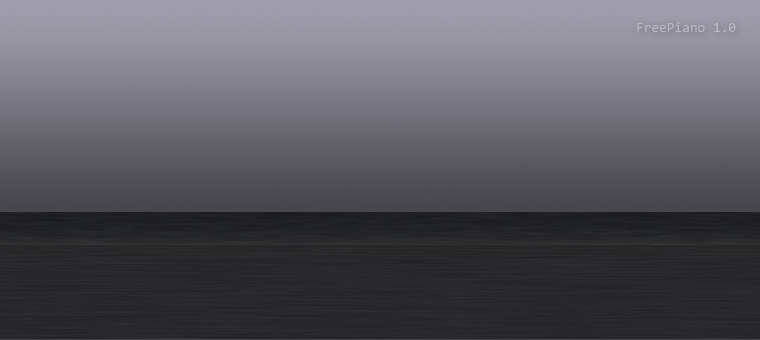
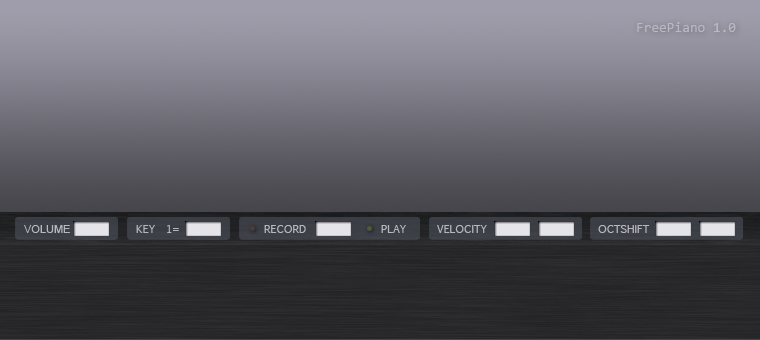
Comparing the layer stacks of the two (760, 340) images. Changes:
added group "VOLUME" (1st of 2) with 4 layers above "KEY" over [15, 217, 118, 240]
added layer "VOLUME" (2nd of 2, in "VOLUME") in group "VOLUME" over [24, 225, 70, 233]
added layer "Layer 1 copy 10" in group "VOLUME" over [73, 221, 109, 236]
added layer "Layer 2 copy 4" (48%) in group "VOLUME" over [15, 217, 118, 240]
added group "KEY" with 4 layers above "RECORD" over [127, 217, 230, 240]
added layer "LABEL" in group "KEY" over [136, 225, 179, 233]
added layer "Layer 1 copy 9" in group "KEY" over [185, 221, 221, 236]
added layer "Layer 2 copy 2" (48%) in group "KEY" over [127, 217, 230, 240]
added group "RECORD" with 9 layers above "OCTSHIFT" over [239, 217, 420, 240]
added layer "LABEL copy 2" in group "RECORD" over [381, 225, 406, 233]
added layer "Layer 4 copy 2" in group "RECORD" over [367, 226, 372, 231]
added layer "LABEL copy" in group "RECORD" over [264, 225, 306, 233]
added layer "Layer 1 copy 7" in group "RECORD" over [315, 221, 351, 236]
added layer "Layer 2 copy 3" (48%) in group "RECORD" over [239, 217, 420, 240]
added group "OCTSHIFT" (1st of 2) with 6 layers above "VELOCITY" over [590, 217, 743, 240]
added layer "OCTSHIFT" (2nd of 2, in "OCTSHIFT") in group "OCTSHIFT" over [598, 225, 650, 233]
added layer "Layer 1 copy 6" in group "OCTSHIFT" over [655, 221, 691, 236]
added layer "Layer 1 copy 5" in group "OCTSHIFT" over [699, 221, 735, 236]
added layer "Layer 2 copy" (48%) in group "OCTSHIFT" over [590, 217, 743, 240]
added group "VELOCITY" (1st of 2) with 6 layers above "FreePiano 1.0" over [429, 217, 582, 240]
added layer "VELOCITY" (2nd of 2, in "VELOCITY") in group "VELOCITY" over [437, 225, 487, 233]
added layer "Layer 1 copy 3" in group "VELOCITY" over [494, 221, 530, 236]
added layer "Layer 1 copy 2" in group "VELOCITY" over [538, 221, 574, 236]
added layer "Layer 2" (48%) in group "VELOCITY" over [429, 217, 582, 240]
…and 1 more changes (1 added)
